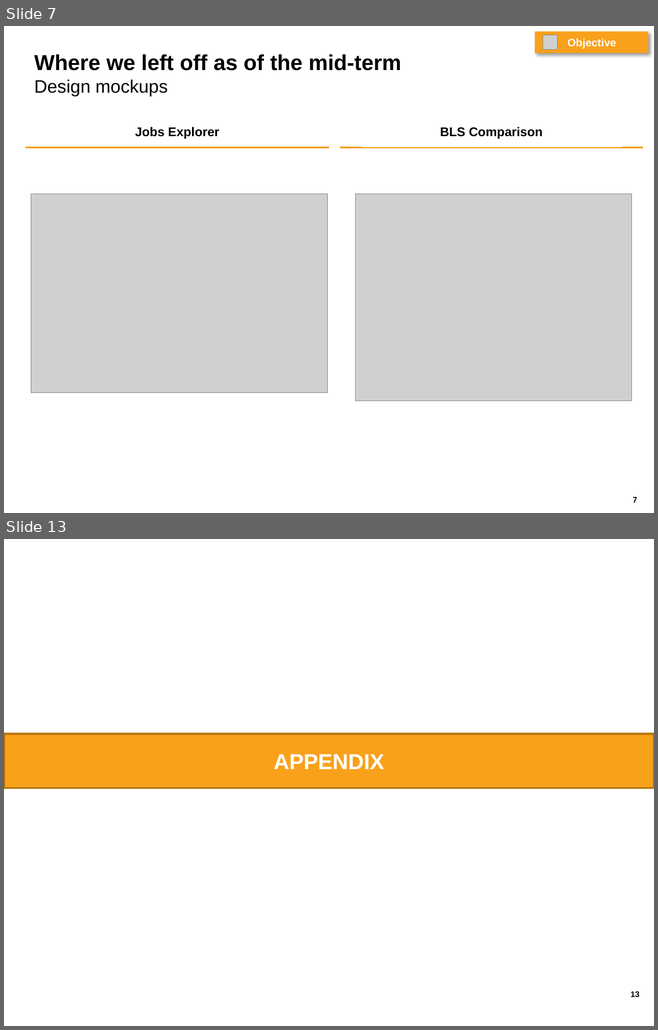
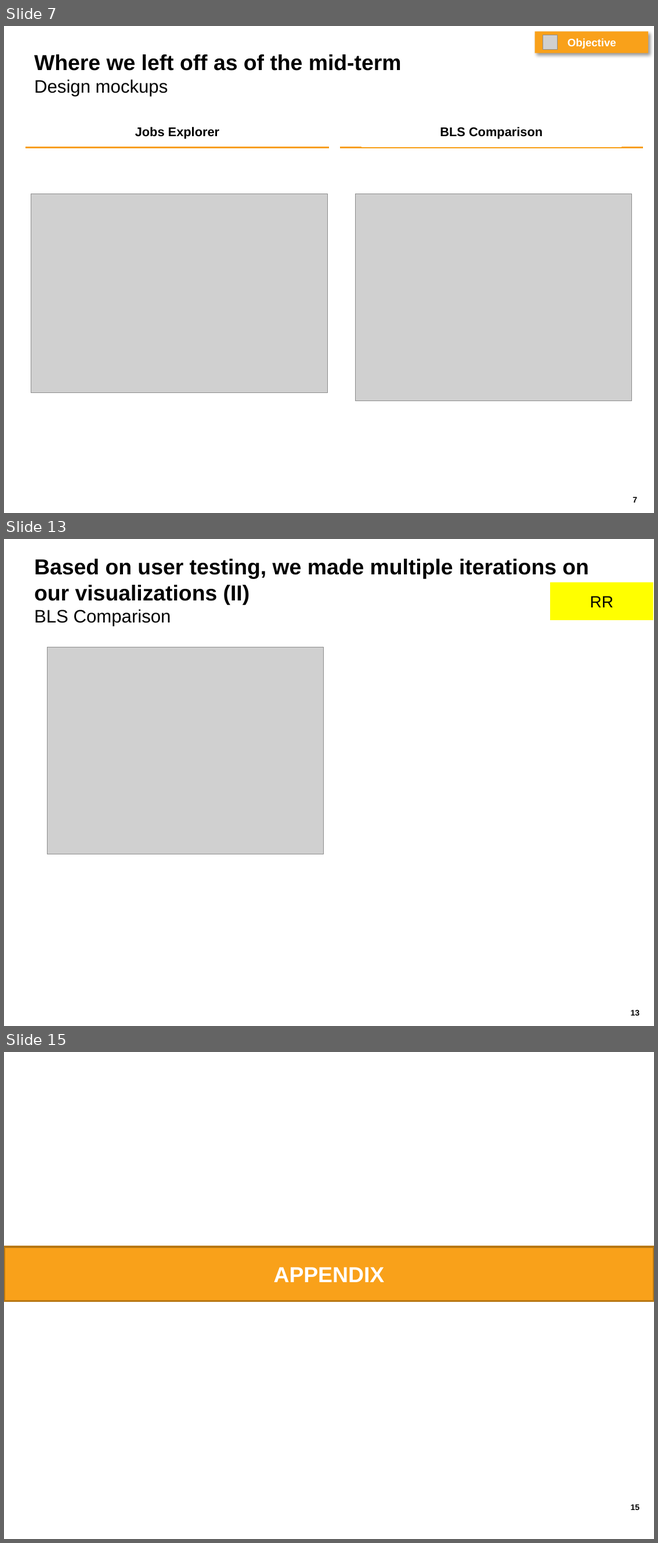
Before and after one commit to saapad86/W209_ADP, a slide deck: 160811 - ADP Report - Final Presentation.pptx. Shown one above the other, each under a label of ours: slides 7 and 13 before the commit, slides 7, 13 and 15 after it; the slides between them are not shown. The pictures are 658x1030 and 658x1543 pixels, drawn with LibreOffice and Linux fonts; fonts in the diff are those of the drawing; grey boxes stand for pictures. Boxes give left, top, right and bottom in pixels: in the first picture for what was removed or moved away, otherwise in the second. Text is boxed around its words. In the diff, an @@ line names an element or a change of style, - is before the commit and + after.

```diff
--- a/160811 - ADP Report - Final Presentation.pptx
+++ b/160811 - ADP Report - Final Presentation.pptx
@@ slide 13 added at [4, 539, 654, 1026], background #FFFFFF; not listed: 1 template element that a slide beside it also shows @@
@@ title added at [34, 559, 589, 627], 24 pt, text #000000, bold @@
+Based on user testing, we made multiple iterations on our visualizations (II)
+BLS Comparison
@@ rectangle added at [550, 583, 652, 620], fill #FFFF00, 18 pt, text #000000 @@
+RR
@@ picture added at [48, 647, 324, 855] @@
@@ what was slide 13 is now slide 15 @@
@@ page number at [630, 1504, 640, 1510]: text changed @@
-13
+15
```
Also in this commit, not shown: 8 slides changed, 1 other slide added.
